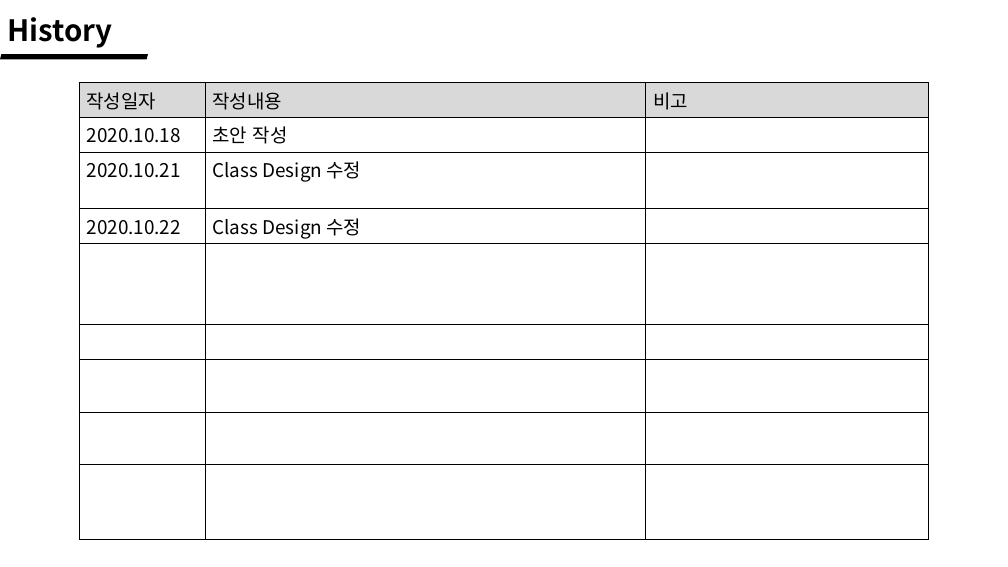
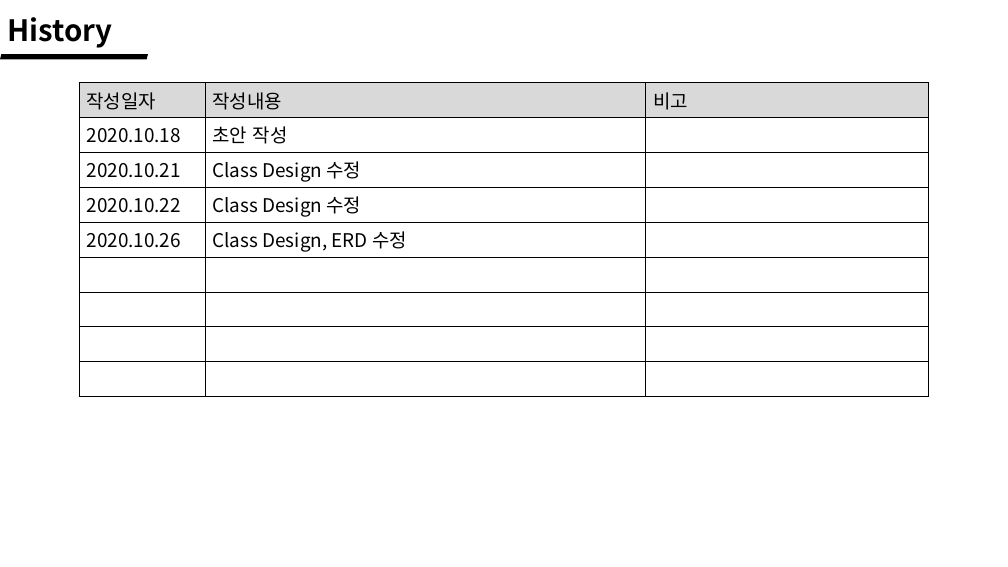
Before and after one commit to wlrud753/CarryCarrot, a slide deck: slide 2 of 기획서/당근키우기 데이터 설계.pptx. Drawn at 1008x567 pixels with LibreOffice and Linux fonts; fonts in the diff are those of the drawing. Boxes give left, top, right and bottom in pixels: in the first picture for what was removed or moved away, otherwise in the second. Text is boxed around its words. In the diff, an @@ line names an element or a change of style, - is before the commit and + after.

Commit message:
시스템/데이터 수정

```diff
--- a/기획서/당근키우기 데이터 설계.pptx
+++ b/기획서/당근키우기 데이터 설계.pptx
@@ table at box(79, 82, 930, 371) @@
+row 5: 2020.10.26 | Class Design, ERD 수정 | 
-row 9:  |  | 
```
Also in this commit, not shown: 1 other file.
